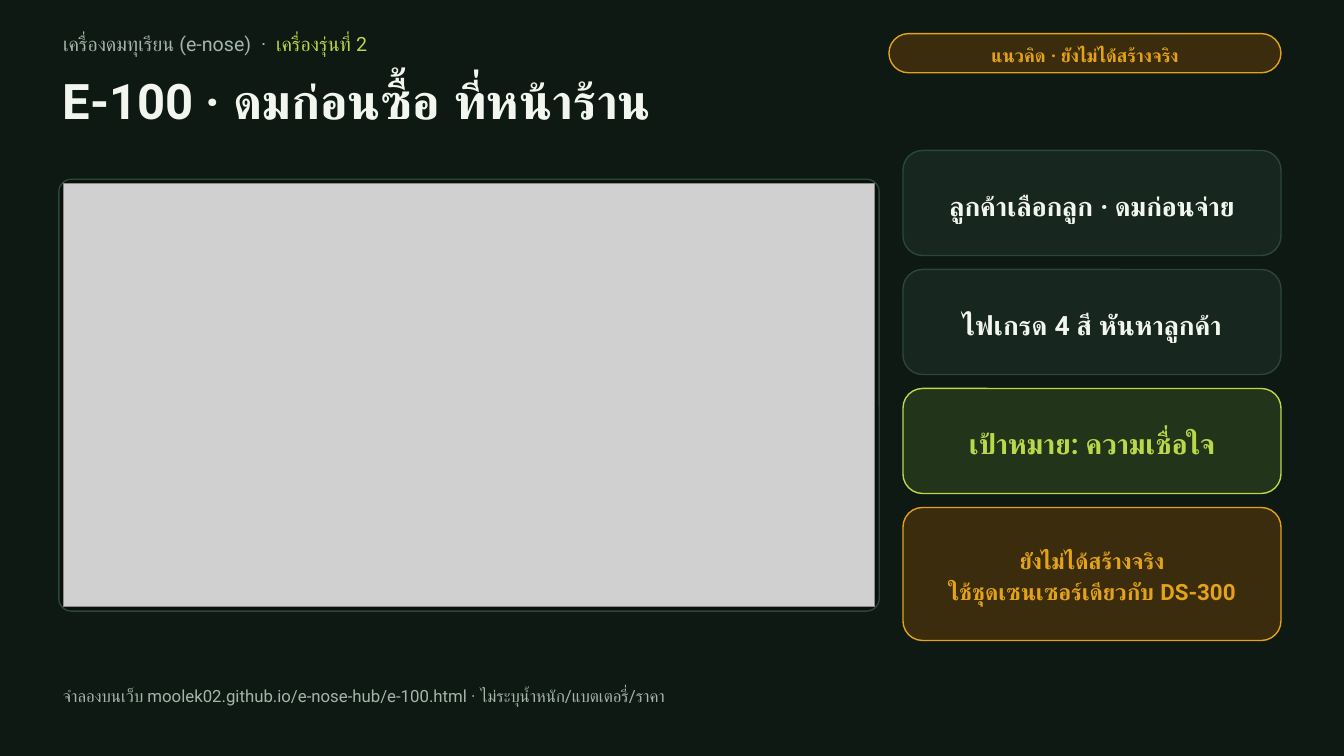
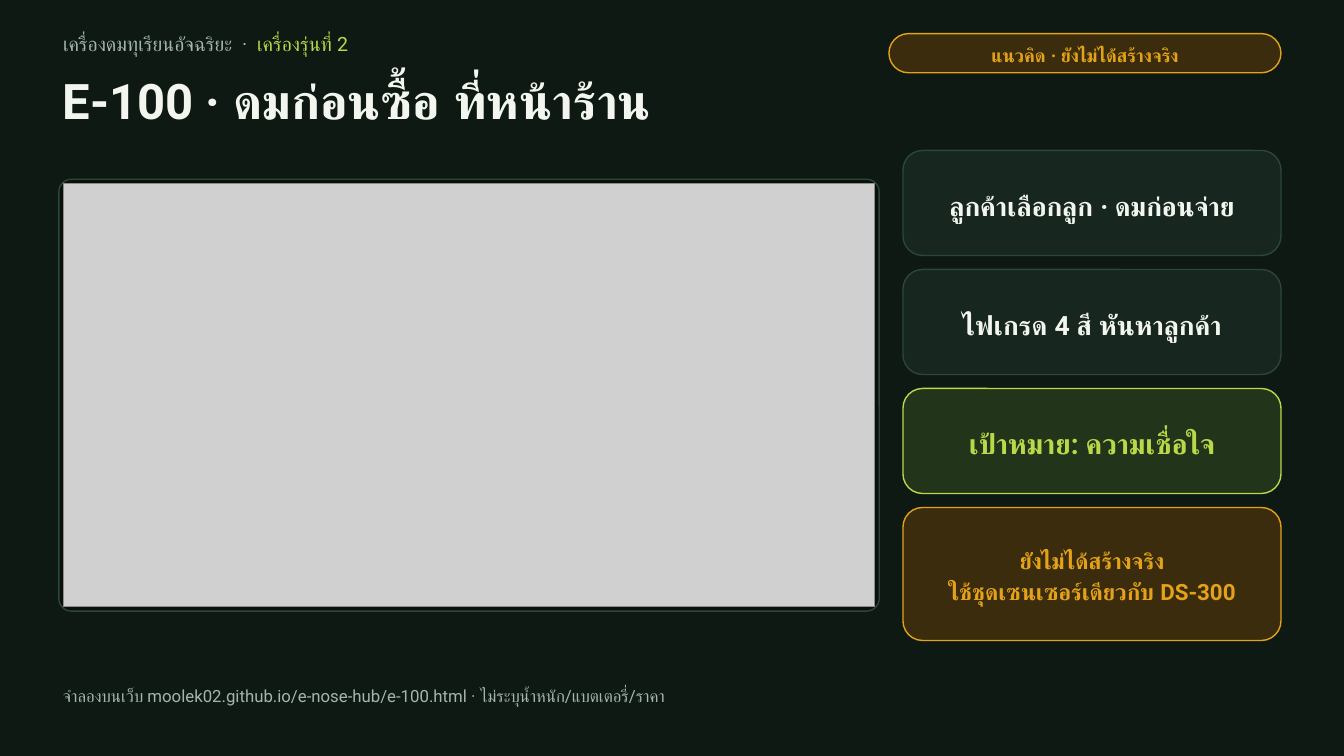
Before and after one commit to moolek02/e-nose-hub, a slide deck: slide 10 of docs/e-nose-pitch-deck-v2.pptx. Drawn at 1344x756 pixels with LibreOffice and Linux fonts; fonts in the diff are those of the drawing; grey boxes stand for pictures. Boxes give left, top, right and bottom in pixels: in the first picture for what was removed or moved away, otherwise in the second. Text is boxed around its words. In the diff, an @@ line names an element or a change of style, - is before the commit and + after.

```diff
--- a/docs/e-nose-pitch-deck-v2.pptx
+++ b/docs/e-nose-pitch-deck-v2.pptx
@@ text at (63,35,348,57): text changed @@
-เครื่องดมทุเรียน (e-nose) · เครื่องรุ่นที่ 2
+เครื่องดมทุเรียนอัจฉริยะ · เครื่องรุ่นที่ 2
```
Also in this commit, not shown: 14 other slides changed, 12 other files.
